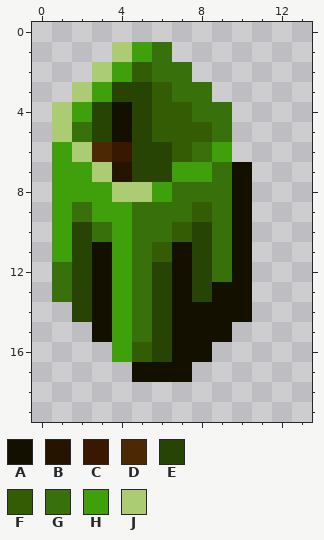
Two versions of one pixel-art sprite, menufx/gui2-64/plyrsym_32/symbol_room_green_std.png. Above: the version before the commit.
The file is 14x20 pixels.
Palette (. is transparent): A #141000  B #241400  C #381800  D #4c2804  E #284404  F #345c04  G #38700c  H #40a00c  J #accc74
Pixels before, first column x 1:
 1 ...JHG....
 2 ..JHFGG...
 3 .JHEEFGG..
 4 JHEAEFFGG.
 5 JGEAEFFFG.
 6 HJDCEEFGH.
 7 HHJBEEHHGA
 8 HHHJJHGGGA
 9 HGHHGGGFGA
10 HEGHGGFEGA
11 HEAHGFAEGA
12 GEAHGEAEGA
13 GEAHGEAEAA
14 .EAHGEAAAA
15 ..AHGEAAA.
16 ...HFEAA..
17 ....AAA...
Now the later version:
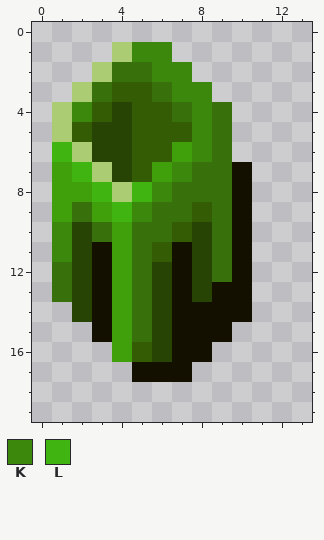
Colours new in this view: K #3c880c  L #40b410
Change:
Changed rows in their new state; - is an unchanged pixel.
first column x 1:
 1 ----KK---
 2 ---GGKK--
 3 --GFFGKK-
 4 -KFEF-GK-
 5 -F-EF--K-
 6 L-EEFFHKG
 7 -L-EFHKG-
 8 --L-LK---
 9 ---LK----
10 K--------
11 K--------
Pixel boxes of the changes (left, top, right, bottom) in both pictures:
changed: (52, 42, 232, 262)
